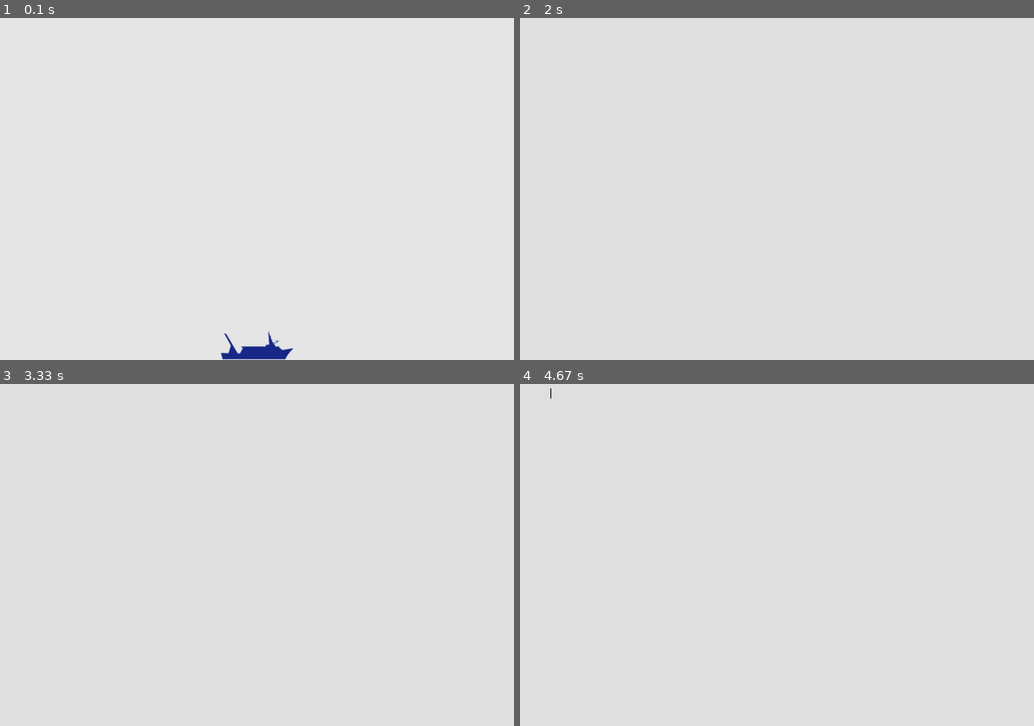
Above: before the commit, frames 1-4 (two rows, left to right).
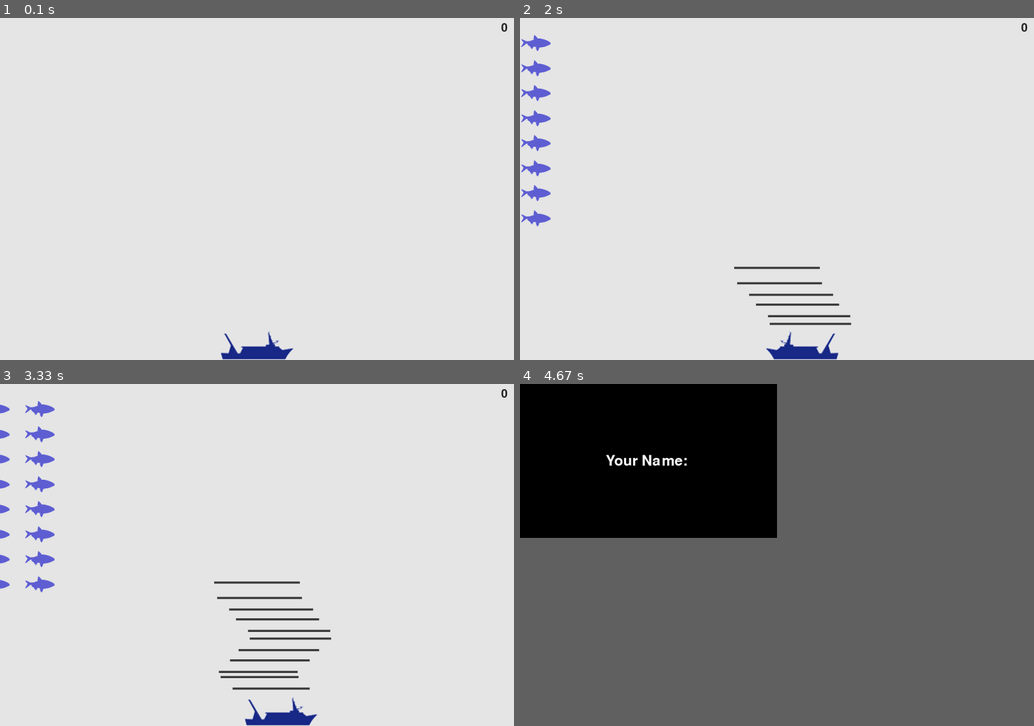
Above: after the commit, the same moments.

Repository: skrzychuz/fishing-nets
Game: pygame game, started from main.py
Same seed, same stepped clock (60 frames per second), same inputs: the game is played once before the commit and once after it.
Inputs:
- Up to frame 1 (0.1 s): no input
- Up to frame 2 (2 s): tap Space at 0.33, 0.73, 1.03, 1.28, 1.58, 1.78 s; hold Right 0.67-1.13 s; hold Right 1.22-1.68 s; hold Left from 1.72 s (still down)
- Up to frame 3 (3.33 s): tap Space at 2.08, 2.35, 2.65, 2.78, 3.08 s; release Left at 2.25 s; hold Left 2.28-2.68 s; hold Right from 2.72 s (still down)
- Up to frame 4 (4.67 s): release Right at 3.35 s; hold Left 3.38-3.85 s; tap Space at 3.45, 3.75, 3.95, 4.25 s; hold Right 3.88-4.35 s
In our replay, in frame 4 the window is 900x600 before the commit and 450x270 after it. These sizes can differ from the game's own. Grey fills any space a smaller window leaves; there, only what the larger window draws over its background counts as a difference.

The runs differ from the first frame. In frame 1, less than 0.1% of the frame differs, in the area x 97-99%, y 1-4%; in frame 2, 2.3%; in frame 3, 3.1%; in frame 4, 22%, in the area x 0-50%, y 0-45%.

Commit message:
with scores

Diff:
--- /dev/null
+++ b/Scores.py
@@ -0,0 +1,32 @@
+import pygame.font
+
+
+class Scores():
+    """A class to report scoring information."""
+
+    def __init__(self, ai_settings, screen):
+        """Initialize scorekeeping attributes."""
+        self.screen = screen
+        self.screen_rect = screen.get_rect()
+        self.ai_settings = ai_settings
+        self.scores = 0
+
+        # Font settings for scoring information.
+        self.text_color = (30, 30, 30)
+        self.font = pygame.font.SysFont(None, 40)
+        # Prepare the initial score image.
+        self.prep_score()
+
+    def prep_score(self):
+        """Turn the score into a rendered image."""
+
+        score_str = str(self.ai_settings.scores)
+        self.score_image = self.font.render(score_str, True, self.text_color,
+                                            self.ai_settings.bg_color)
+        # Display the score at the top right of the screen.
+        self.score_rect = self.score_image.get_rect()
+        self.score_rect.right = self.screen_rect.right - 15
+        self.score_rect.top = 10
+
+    def show_score(self):
+        self.screen.blit(self.score_image, self.score_rect)
--- a/functions.py
+++ b/functions.py
@@ -2,6 +2,7 @@
 import pygame
 
 import settings
+from Scores import Scores
 from fishing_net import Fishing_Net
 from fish import Fish
 
@@ -32,23 +33,27 @@
         ship.moving_left = False
 
 
-def screen_update(settings, screen, ship, nets, fishes):
+def screen_update(settings, screen, ship, nets, fishes, score):
     screen.fill(settings.bg_color)
     for net in nets.sprites():
         net.draw_net()
     ship.draw_ship()
     fishes.draw(screen)
+    score.show_score()
     pygame.display.flip()
 
 
-
-def update_nets_number(settings, nets, fishes, screen):
+def update_nets_number(settings, nets, fishes, screen, score):
     for net in nets.copy():
         if net.rect.bottom <= 0:
             nets.remove(net)
     collisions = pygame.sprite.groupcollide(nets, fishes, False, True)
+    if collisions:
+        settings.scores += 1
+        score.prep_score()
+        print(settings.scores)
     if len(fishes) == 0:
-        create_row(settings,screen, fishes)
+        create_row(settings, screen, fishes)
 
 
 def fire(settings, screen, ship, nets):
--- a/main.py
+++ b/main.py
@@ -2,6 +2,8 @@
 import pygame
 from pygame.sprite import Group
 
+import player
+from Scores import Scores
 from fish import Fish
 from fishing_net import Fishing_Net
 from settings import Settings
@@ -11,15 +13,14 @@
 
 
 def run_game():
-
     pygame.init()
     settings = Settings()
     screen = pygame.display.set_mode((settings.screen_width, settings.screen_height))
 
     ship = Ship(screen)
     nets = Group()
-
     fishes = Group()
+    score = Scores(settings, screen)
 
     fun.create_row(settings, screen, fishes)
 
@@ -30,33 +31,13 @@
             ship.update_ship_position()
             nets.update()
             fun.update_fishes(settings, fishes)
-            fun.update_nets_number(settings, nets, fishes, screen)
+            fun.update_nets_number(settings, nets, fishes, screen, score)
+
         else:
-            # Create TextInput-object
-            textinput = pygame_textinput.TextInput()
+            name = player.name()
+            dupa = 5
 
-            screen = pygame.display.set_mode((1200, 800))
-            clock = pygame.time.Clock()
-
-            while True:
-                screen.fill((225, 225, 225))
-
-                events = pygame.event.get()
-                for event in events:
-                    if event.type == pygame.QUIT:
-                        exit()
-
-                # Feed it with events every frame
-                textinput.update(events)
-                # Blit its surface onto the screen
-                screen.blit(textinput.get_surface(), (10, 10))
-
-                pygame.display.update()
-                clock.tick(30)
-
-
-
-        fun.screen_update(settings, screen, ship, nets, fishes)
+        fun.screen_update(settings, screen, ship, nets, fishes, score)
 
 
 run_game()
--- a/asdf.py
+++ b/player.py
@@ -7,7 +7,8 @@
     start = "Your Name: "
     name = ""
     font = pygame.font.Font(None, 50)
-    while True:
+    flag = True
+    while flag:
         for evt in pygame.event.get():
             if evt.type == KEYDOWN:
                 if evt.unicode.isalpha():
@@ -25,6 +26,7 @@
         screen.blit(block, rect)
         pygame.display.flip()
 
+
 if __name__ == "__main__":
     asdf = name()
     pygame.quit()
--- a/settings.py
+++ b/settings.py
@@ -13,7 +13,7 @@
         self.net_width = 200
         self.net_height = 5
         self.net_color = 60, 60, 60
-        self.net_limit = 5
+        self.net_limit = 12
 
 
         # Fish
@@ -22,3 +22,5 @@
         self.rows_direction = 1
 
         self.game_active = True
+
+        self.scores = 0
